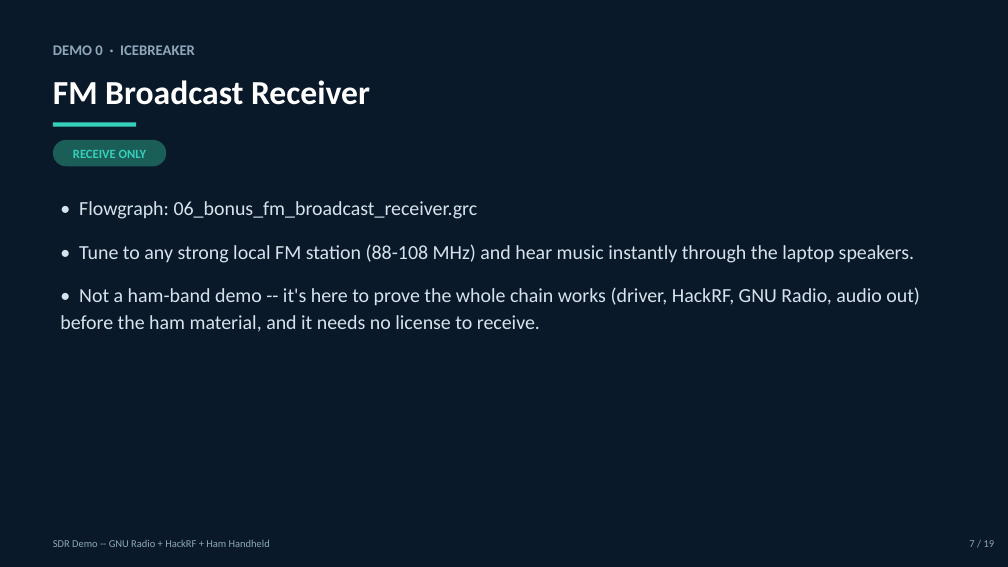
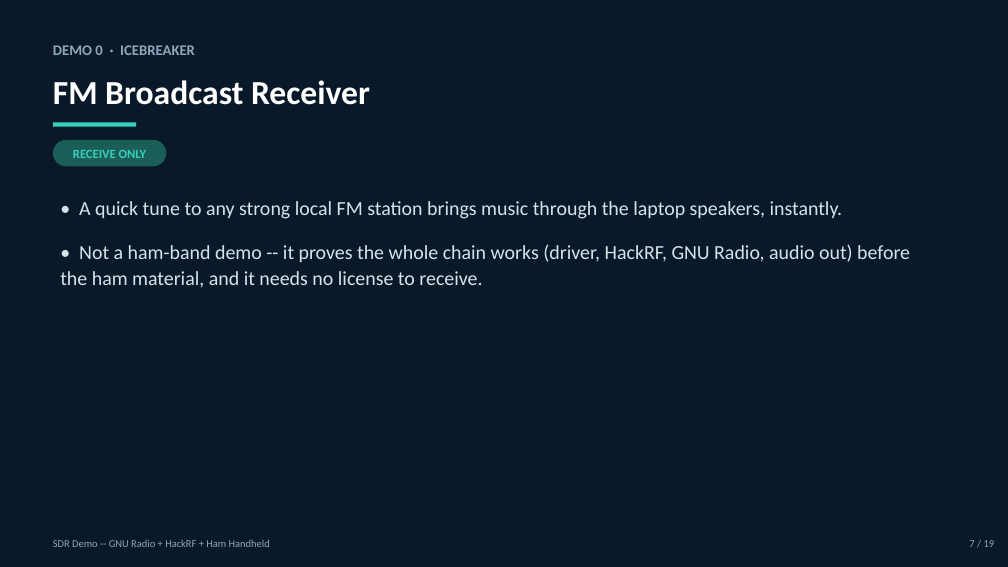
Before and after one commit to W5TSU/SDR-Demo, a slide deck: slide 8 of slides/SDR_Demo.pptx. Drawn at 1008x567 pixels with LibreOffice and Linux fonts; fonts in the diff are those of the drawing. Boxes give left, top, right and bottom in pixels: in the first picture for what was removed or moved away, otherwise in the second. Text is boxed around its words. In the diff, an @@ line names an element or a change of style, - is before the commit and + after.

```diff
--- a/slides/SDR_Demo.pptx
+++ b/slides/SDR_Demo.pptx
@@ text at bbox=[60, 201, 910, 288]: text changed @@
-• Flowgraph: 06_bonus_fm_broadcast_receiver.grc
-• Tune to any strong local FM station (88-108 MHz) and hear music instantly through the laptop speakers.
-• Not a ham-band demo -- it's here to prove the whole chain works (driver, HackRF, GNU Radio, audio out) before the ham material, and it needs no license to receive.
+• A quick tune to any strong local FM station brings music through the laptop speakers, instantly.
+• Not a ham-band demo -- it proves the whole chain works (driver, HackRF, GNU Radio, audio out) before the ham material, and it needs no license to receive.
```
Also in this commit, not shown: 5 other slides changed, 1 other file.
